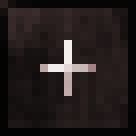
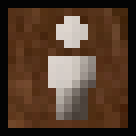
Comparing the layer stacks of the two (136, 136) images. Changes:
hid "+" over [40, 40, 96, 96]
renamed "Engranaje" to "Boton perosna", showed it, opacity 100% → 76%, moved it above "Engranaje 2", painted on it over [8, 16, 120, 128]
removed layer "Capa 3" over [0, 0, 128, 128]
